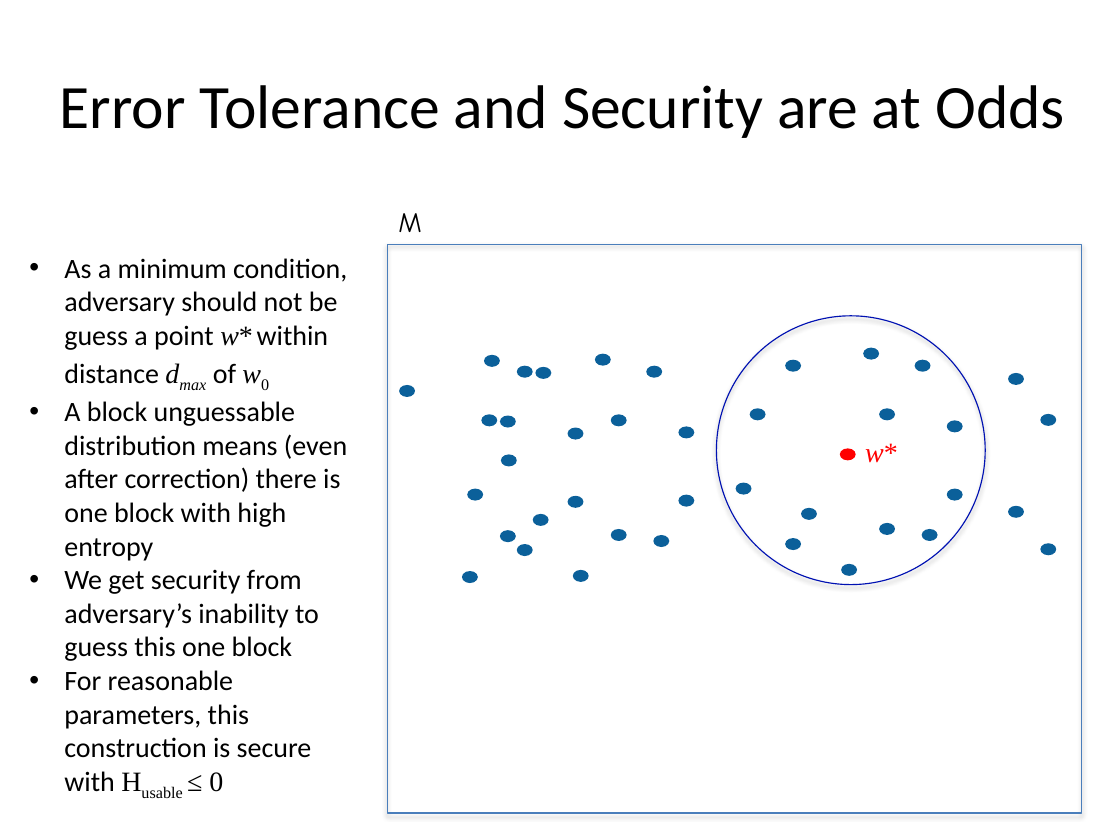
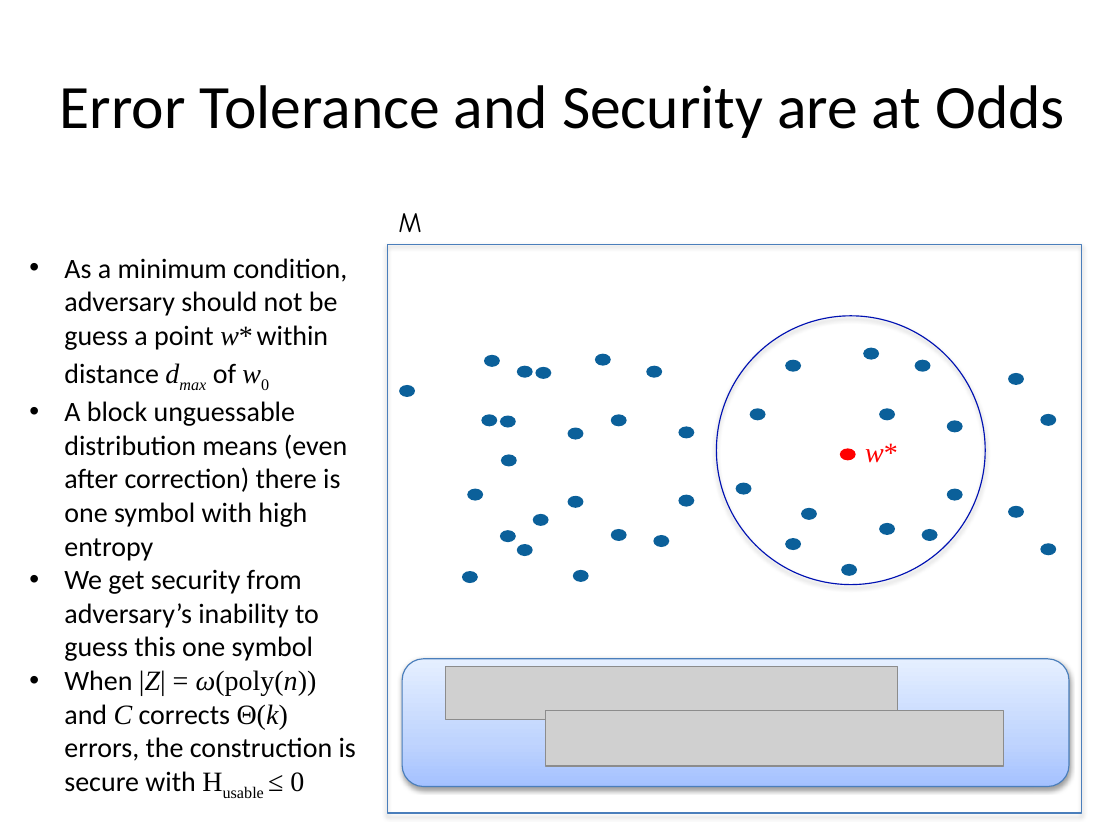
Before and after one commit to xianruimeng/comp-fuzzy-ext, a slide deck: slide 31 of constantRate/KeyDerivationWithNegativeUsable.pptx. Drawn at 1120x840 pixels with LibreOffice and Linux fonts; fonts in the diff are those of the drawing; grey boxes stand for pictures. Boxes give left, top, right and bottom in pixels: in the first picture for what was removed or moved away, otherwise in the second. Text is boxed around its words. In the diff, an @@ line names an element or a change of style, - is before the commit and + after.

```diff
--- a/constantRate/KeyDerivationWithNegativeUsable.pptx
+++ b/constantRate/KeyDerivationWithNegativeUsable.pptx
@@ text at (64,401,356,792): text changed @@
-• A block unguessable distribution means (even after correction) there is one block with high entropy
-• We get security from adversary’s inability to guess this one block
-• For reasonable parameters, this construction is secure with Husable ≤ 0
+• A block unguessable distribution means (even after correction) there is one symbol with high entropy
+• We get security from adversary’s inability to guess this one symbol
+• When |Z| = ω(poly(n)) and C corrects Θ(k) errors, the construction is secure with Husable ≤ 0
@@ rounded rectangle added at (402,659,1068,786), fill gradient #A4C4FF to #BFD4FF to #E6EEFF, outline #4B7EBC 0.75 pt @@
@@ picture added at (446,666,897,720) @@
@@ picture added at (545,710,1004,766) @@
```
Also in this commit, not shown: 32 other slides changed, 2 slides added, 1 other file.
